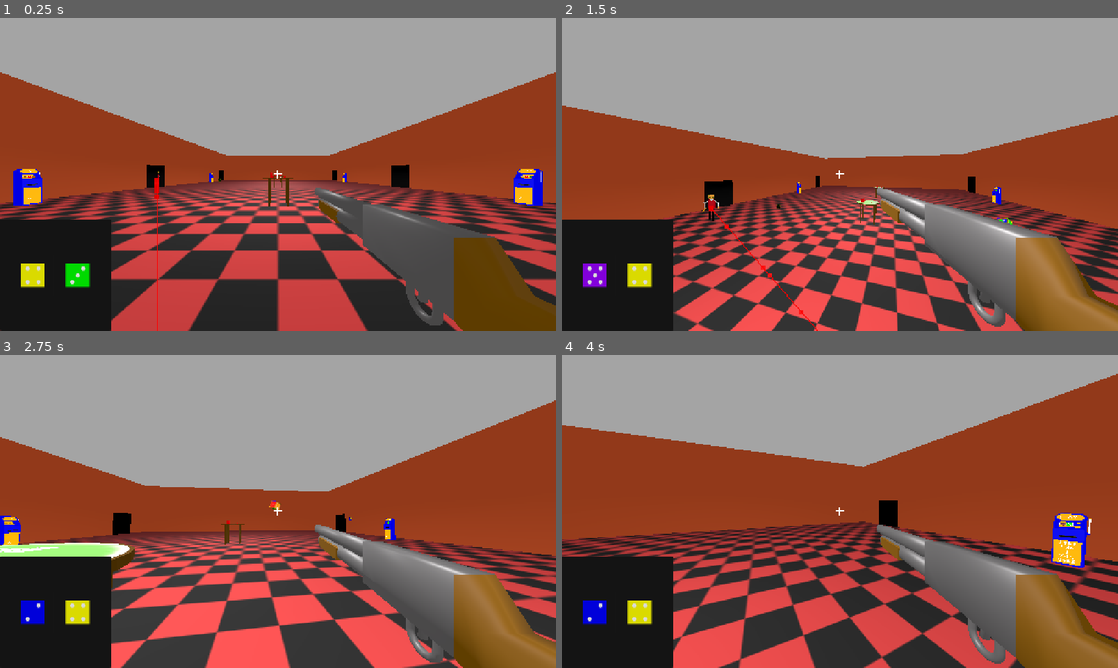
Above: before the commit, frames 1-4 (two rows, left to right).
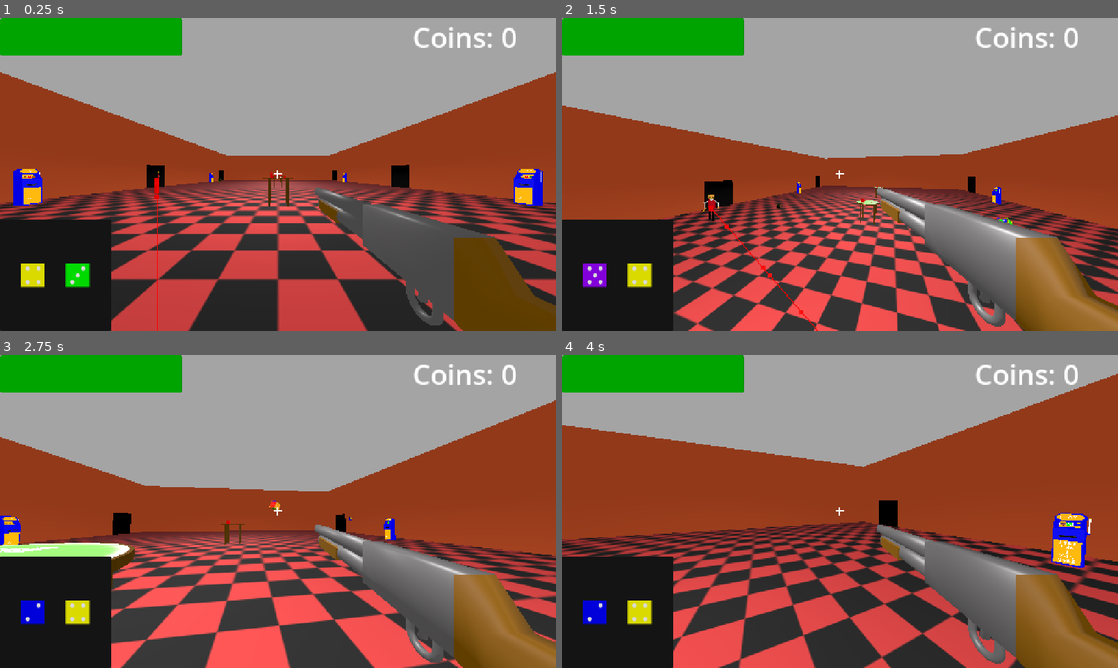
Above: after the commit, the same moments.

Repository: Ravioli45/RespawnJamFall2026
Game: Godot game, scene res://Casino/casino.tscn
Same seed, same stepped clock (60 frames per second), same inputs: the game is played once before the commit and once after it.
Inputs (mouse positions are in pixels of both pictures, inside the frame that each line leads up to):
- Up to frame 1 (0.25 s): no input
- Up to frame 2 (1.5 s): move the mouse to (867, 174) at 0.52 s; hold E (interact) 0.53-1.28 s; hold W (forward) from 0.53 s (still down); click (867, 174) at 0.67 s; tap Space (jump) at 0.77 s; move the mouse to (812, 174) at 1.27 s; tap E (interact) at 1.35 s
- Up to frame 3 (2.75 s): keep holding W (forward); tap Space (jump) at 1.52 s; move the mouse to (289, 505) at 2.02 s; press the mouse at (289, 505) at 2.03 s; tap E (interact) at 2.3 s
- Up to frame 4 (4 s): keep holding W (forward); move the mouse to (834, 517) at 2.77 s; release the mouse at (834, 517) at 2.78 s; tap E (interact) at 2.85 s; click (834, 517) at 2.92 s; tap Space (jump) at 3.02, 3.77 s; move the mouse to (878, 514) at 3.52 s; hold E (interact) from 3.53 s (still down)

The runs differ from the first frame. In frame 1, 4.4% of the frame differs, in the area x 0-93%, y 0-12%; in frame 2, 4.4%; in frame 3, 4.4%; in frame 4, 4.4%.

Commit message:
Slot machine and HUD updates

Diff:
--- a/Components/Health/health_component.gd
+++ b/Components/Health/health_component.gd
@@ -2,7 +2,7 @@
 extends Node
 
 signal died
-signal health_changed(old_health, new_health)
+signal health_changed(old_health: int, new_health: int)
 
 @export var health: int = 10
 
--- a/Interactables/SlotMachine/slot_machine.gd
+++ b/Interactables/SlotMachine/slot_machine.gd
@@ -1,5 +1,8 @@
 class_name SlotMachine
 extends StaticBody3D
+
+signal spin_finished
+
 @export var slots: Array[AnimatedSprite3D] = []
 var total_slots: int = 24
 var chosen_slots: Array[int] = [0,0,0]
@@ -13,7 +16,7 @@
 	for slot in slots:
 		slot.frame = pick_slot()
 
-func interact() -> void:
+func interact(player: Player) -> void:
 	if not can_spin:
 		return
 	can_spin = false
@@ -27,18 +30,26 @@
 
 	slot_timer.start()
 
+	await spin_finished
+	player.new_dice()
+
+
 
 func _on_animation_finished(anim_name: StringName) -> void:
 	if anim_name == "Spin":
-		can_spin = true
+		pass
+		# can_spin = true
 
 func pick_slot() -> int:
 	return (randi() % total_slots)
 
 func on_slot_timer_finished() -> void:
+	can_spin = true
 	for i in slots.size():
 		slots[i].stop()
 		slots[i].frame = chosen_slots[i]
 
+	spin_finished.emit()
+
 	if chosen_slots[0] == chosen_slots[1] and chosen_slots[1] == chosen_slots[2]:
 		print("You win!")
--- a/Player/player.gd
+++ b/Player/player.gd
@@ -4,8 +4,14 @@
 signal player_died
 
 @export var interact_raycast: RayCast3D
-@export var coins: int = 0
-@export var health: HealthComponent
+@export var coins: int = 0:
+	set(value):
+		coins = value
+		if is_instance_valid(coin_label):
+			coin_label.text = "Coins: " + str(coins)
+# @export var health: HealthComponent
+@export var health_bar: ProgressBar
+@export var coin_label: Label
 
 @export_subgroup("Movement")
 @export var head: Node3D
@@ -36,8 +42,10 @@
 	elif event.is_action_pressed("interact") and is_instance_valid(interact_raycast):
 		# print("p")
 		var interactable := interact_raycast.get_collider()
-		if interactable is SlotMachine:
-			interactable.interact()
+		if interactable is SlotMachine and coins >= 5:
+			coins -= 5
+			interactable.interact(self)
+			# TODO: update HUD
 
 func _physics_process(delta: float) -> void:
 	var target_velocity = Vector3(0, velocity.y, 0)
@@ -57,12 +65,18 @@
 
 	velocity = target_velocity
 
+func new_dice():
+	weapon.add_dice()
+	dice_grid.add_dice(weapon.dice_data[-1].faces[0])
+
 func _on_died() -> void:
 	print("player died")
 	player_died.emit()
 
-func _on_health_changed(old_health: Variant, new_health: Variant) -> void:
+func _on_health_changed(old_health: int, new_health: int) -> void:
+	# new_dice()
 	print("player took " + str(old_health - new_health) + " damage")
+	health_bar.value = new_health
 	# TODO: replace with player take damage logic
 
 func _on_reloaded():
--- a/Player/player.tscn
+++ b/Player/player.tscn
@@ -15,6 +15,30 @@
 [sub_resource type="CapsuleShape3D" id="CapsuleShape3D_olvt3"]
 height = 1.0
 
+[sub_resource type="StyleBoxFlat" id="StyleBoxFlat_od3ui"]
+content_margin_left = 2.0
+content_margin_top = 2.0
+content_margin_right = 2.0
+content_margin_bottom = 2.0
+bg_color = Color(0.078431375, 0.078431375, 0.078431375, 1)
+corner_radius_top_left = 6
+corner_radius_top_right = 6
+corner_radius_bottom_right = 6
+corner_radius_bottom_left = 6
+corner_detail = 6
+
+[sub_resource type="StyleBoxFlat" id="StyleBoxFlat_00tjw"]
+content_margin_left = 2.0
+content_margin_top = 2.0
+content_margin_right = 2.0
+content_margin_bottom = 2.0
+bg_color = Color(3.6338718e-06, 0.64369804, 0, 1)
+corner_radius_top_left = 6
+corner_radius_top_right = 6
+corner_radius_bottom_right = 6
+corner_radius_bottom_left = 6
+corner_detail = 6
+
 [sub_resource type="StyleBoxFlat" id="StyleBoxFlat_vtle1"]
 content_margin_left = 0.0
 content_margin_top = 0.0
@@ -26,11 +50,12 @@
 corner_radius_bottom_right = 3
 corner_radius_bottom_left = 3
 
-[node name="Player" type="CharacterBody3D" unique_id=1423276027 node_paths=PackedStringArray("interact_raycast", "health", "head", "weapon", "dice_grid")]
+[node name="Player" type="CharacterBody3D" unique_id=1423276027 node_paths=PackedStringArray("interact_raycast", "health_bar", "coin_label", "head", "weapon", "dice_grid")]
 collision_mask = 28
 script = ExtResource("1_l8h54")
 interact_raycast = NodePath("RayCast3D")
-health = NodePath("HealthComponent")
+health_bar = NodePath("ProgressBar")
+coin_label = NodePath("CoinLabel")
 head = NodePath("Pivot")
 speed = 5.0
 jump_strength = 5.0
@@ -91,6 +116,15 @@
 pivot_offset = Vector2(32, 32)
 texture = ExtResource("6_fhl08")
 
+[node name="ProgressBar" type="ProgressBar" parent="." unique_id=1792179860]
+offset_right = 419.0
+offset_bottom = 87.0
+theme_override_styles/background = SubResource("StyleBoxFlat_od3ui")
+theme_override_styles/fill = SubResource("StyleBoxFlat_00tjw")
+max_value = 10.0
+value = 10.0
+show_percentage = false
+
 [node name="PanelContainer" type="PanelContainer" parent="." unique_id=933332466]
 clip_children = 1
 anchors_preset = 2
@@ -107,6 +141,18 @@
 [node name="DiceGrid" parent="PanelContainer" unique_id=33086084 instance=ExtResource("7_vtle1")]
 layout_mode = 2
 
+[node name="CoinLabel" type="Label" parent="." unique_id=204470819]
+anchors_preset = 1
+anchor_left = 1.0
+anchor_right = 1.0
+offset_left = -419.0
+offset_bottom = 87.0
+grow_horizontal = 0
+theme_override_font_sizes/font_size = 64
+text = "Coins: 0"
+horizontal_alignment = 1
+vertical_alignment = 1
+
 [connection signal="reloaded" from="Pivot/Shotgun" to="." method="_on_reloaded"]
 [connection signal="died" from="HealthComponent" to="." method="_on_died"]
 [connection signal="health_changed" from="HealthComponent" to="." method="_on_health_changed"]
--- a/Weapons/Shotgun/shotgun.gd
+++ b/Weapons/Shotgun/shotgun.gd
@@ -55,6 +55,11 @@
 	for die in dice_data:
 		current_faces.append(die.faces.pick_random())
 
+func add_dice():
+	var new_dice := default_dice.duplicate(true) as DieData
+	dice_data.append(new_dice)
+	current_faces.append(new_dice.faces[0])
+
 func _on_reload_timeout() -> void:
 	choose_faces()
 	reloaded.emit()
